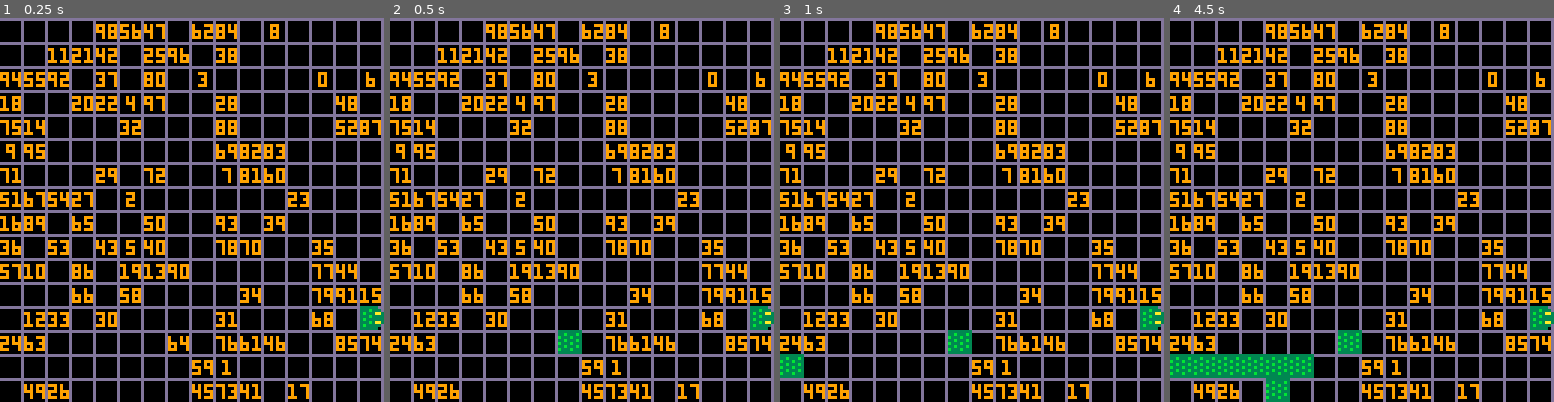
Above: before the commit, frames 1-4 (left to right).
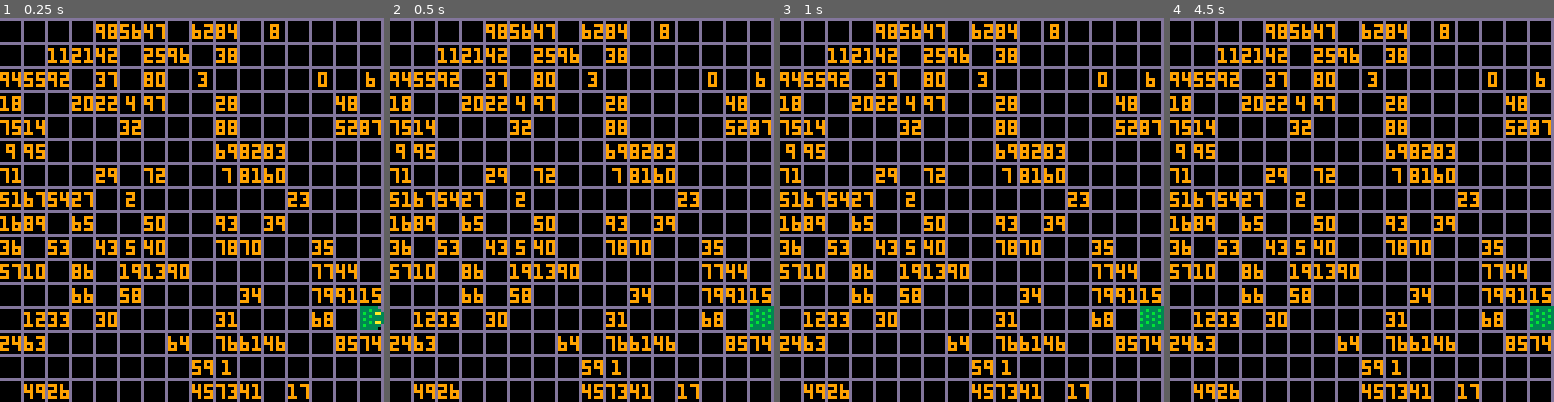
Above: after the commit, the same moments.

Repository: joey-suplari/ludum42
Game: PICO-8 cartridge numsnake.p8
The game is run twice, just before and just after one commit, with the same random seed, the same clock (stepped at 60 frames per second) and the same inputs.
Inputs:
- Up to frame 1 (0.25 s): no input
- Up to frame 2 (0.5 s): tap X (X key) at 0.33 s
- Up to frame 3 (1 s): tap O (Z key) at 0.7 s
- Up to frame 4 (4.5 s): tap X (X key) at 1.07, 1.85, 2.97, 4.08 s; hold Right 1.6-2.1 s; tap O (Z key) every 0.4 s from 1.7 to 4.1 s; hold Up 2.15-2.42 s; hold Right 2.47-3.03 s; hold Left 3.08-3.58 s; hold Down 3.63-3.97 s; hold Right from 4.02 s (still down)

Frame 1 is identical in both runs. In frame 2, 0.6% of the frame differs, in the area x 43-100%, y 75-88%; in frame 3, 0.9%; in frame 4, 3.3%, in the area x 0-100%, y 75-100%.

Commit message:
Use sensible snake tracking Got body drawing right

Diff:
--- a/numsnake.p8
+++ b/numsnake.p8
@@ -43,6 +43,10 @@
 
 -- where the snake has been
 traveled = {}
+travx={}
+travy={}
+-- by convention lua tables are 1 indexed
+travi=0
 
 
 
@@ -69,8 +73,11 @@
             sdir='d'
         end
     if fct == 15 then
-        local place = spy + (spx / 8)
-        traveled[place]=true
+        travi=travi+1
+
+        travx[travi]=spx
+        travy[travi]=spy
+
 
         -- change direction based on arrows
 
@@ -93,15 +100,10 @@
 end
 
 function _draw()
-    for p,foo in pairs(traveled) do
-        local y = flr(p/8) * 8
-        local x = (p - y) * 8
-        printh('starty')
-        printh(x)
-        printh(y)
-        printh('endy')
+    for i = 1,travi do
+        local x=travx[travi]
+        local y=travy[travi]
         spr(sbody,x,y)
-
     end
 
 
